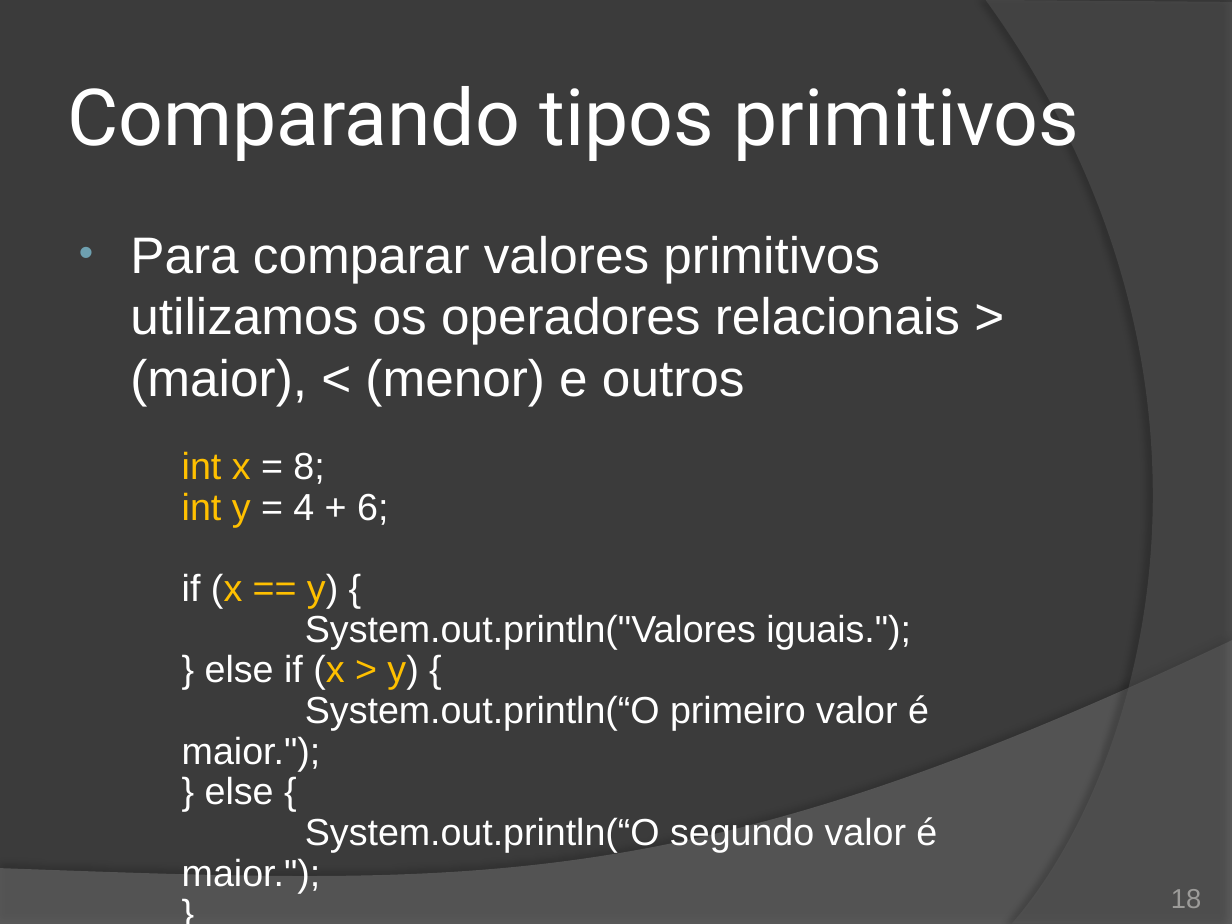
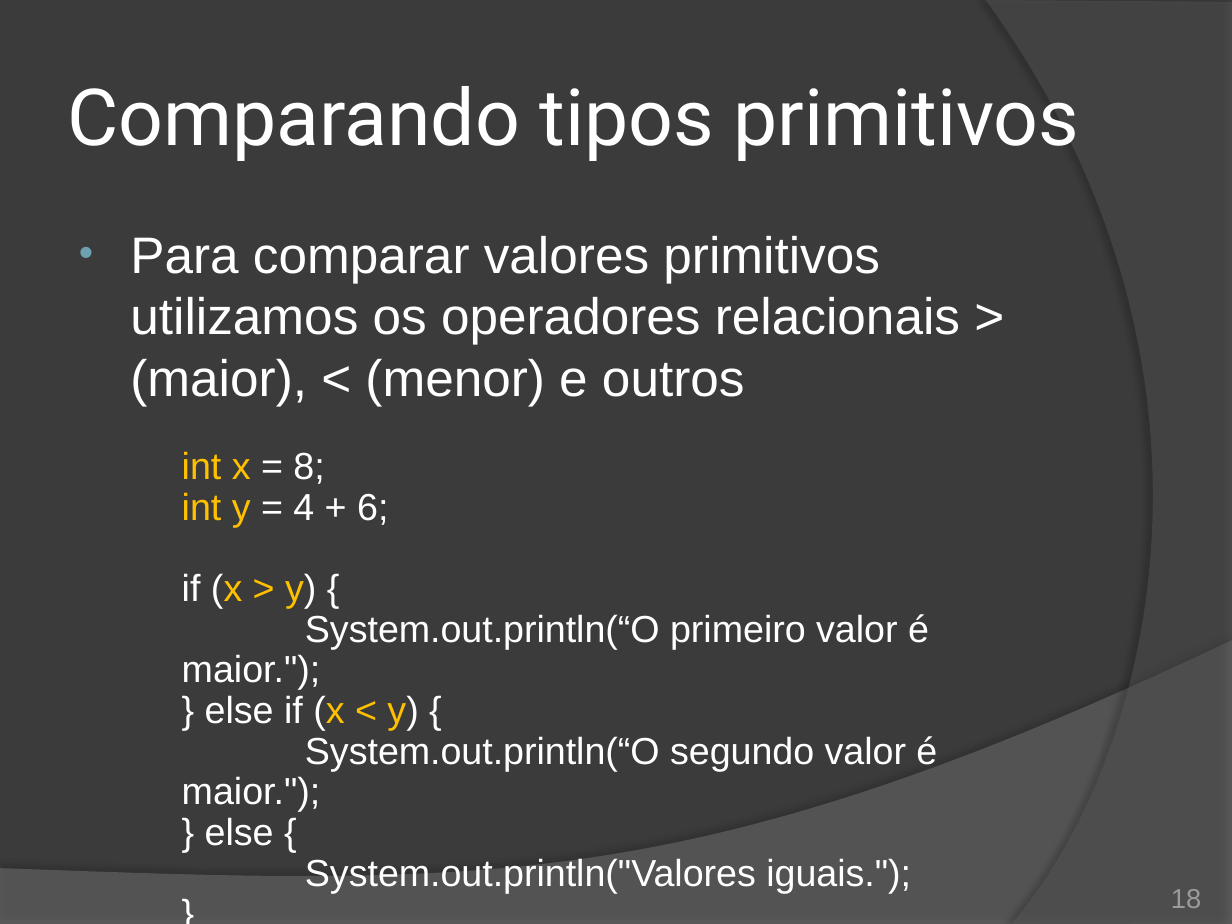
Before and after one commit to duchesqui/slzvieira-training, a slide deck: slide 18 of 2-Java-Programmer-Modulo-II/09.Capitulo03.pptx. Drawn at 1232x924 pixels with LibreOffice and Linux fonts; fonts in the diff are those of the drawing. Boxes give left, top, right and bottom in pixels: in the first picture for what was removed or moved away, otherwise in the second. Text is boxed around its words. In the diff, an @@ line names an element or a change of style, - is before the commit and + after.

```diff
--- a/2-Java-Programmer-Modulo-II/09.Capitulo03.pptx
+++ b/2-Java-Programmer-Modulo-II/09.Capitulo03.pptx
@@ text at [182, 573, 937, 846]: text changed @@
-  if (x == y) {
+  if (x > y) {
+  System.out.println(“O primeiro valor é maior.");
+  } else if (x < y) {
+  System.out.println(“O segundo valor é maior.");
+  } else {
@@ text at [182, 654, 937, 893]: paragraphs removed @@
-  } else if (x > y) {
-  System.out.println(“O primeiro valor é maior.");
-  } else {
-  System.out.println(“O segundo valor é maior.");
```
Also in this commit, not shown: 2 other slides changed, 5 other files.
